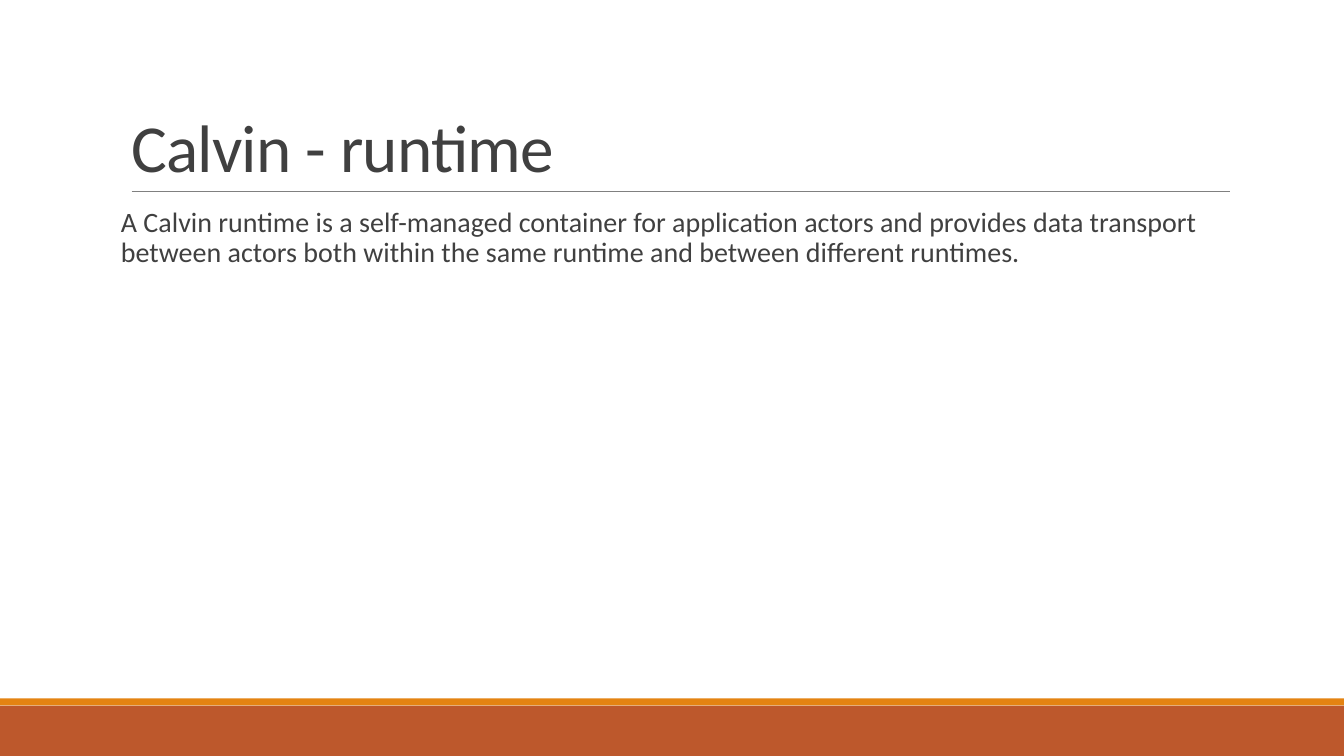
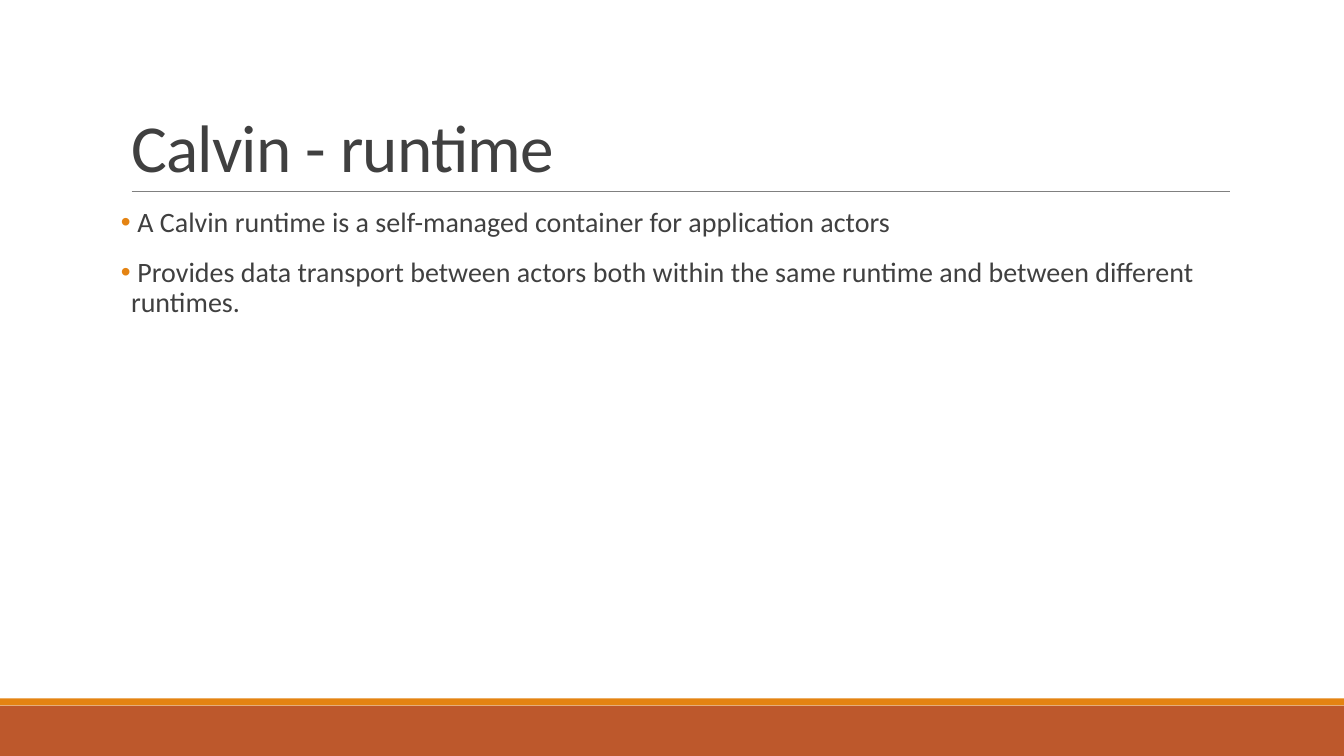
Before and after one commit to PStahl/master_thesis, a slide deck: slide 26 of presentation/presentation.pptx. Drawn at 1344x756 pixels with LibreOffice and Linux fonts; fonts in the diff are those of the drawing. Boxes give left, top, right and bottom in pixels: in the first picture for what was removed or moved away, otherwise in the second. Text is boxed around its words. In the diff, an @@ line names an element or a change of style, - is before the commit and + after.

```diff
--- a/presentation/presentation.pptx
+++ b/presentation/presentation.pptx
@@ text at box(131, 212, 1193, 312): text changed @@
-A Calvin runtime is a self-managed container for application actors and provides data transport between actors both within the same runtime and between different runtimes.
+• A Calvin runtime is a self-managed container for application actors
+• Provides data transport between actors both within the same runtime and between different runtimes.
```
Also in this commit, not shown: 9 other slides changed.
